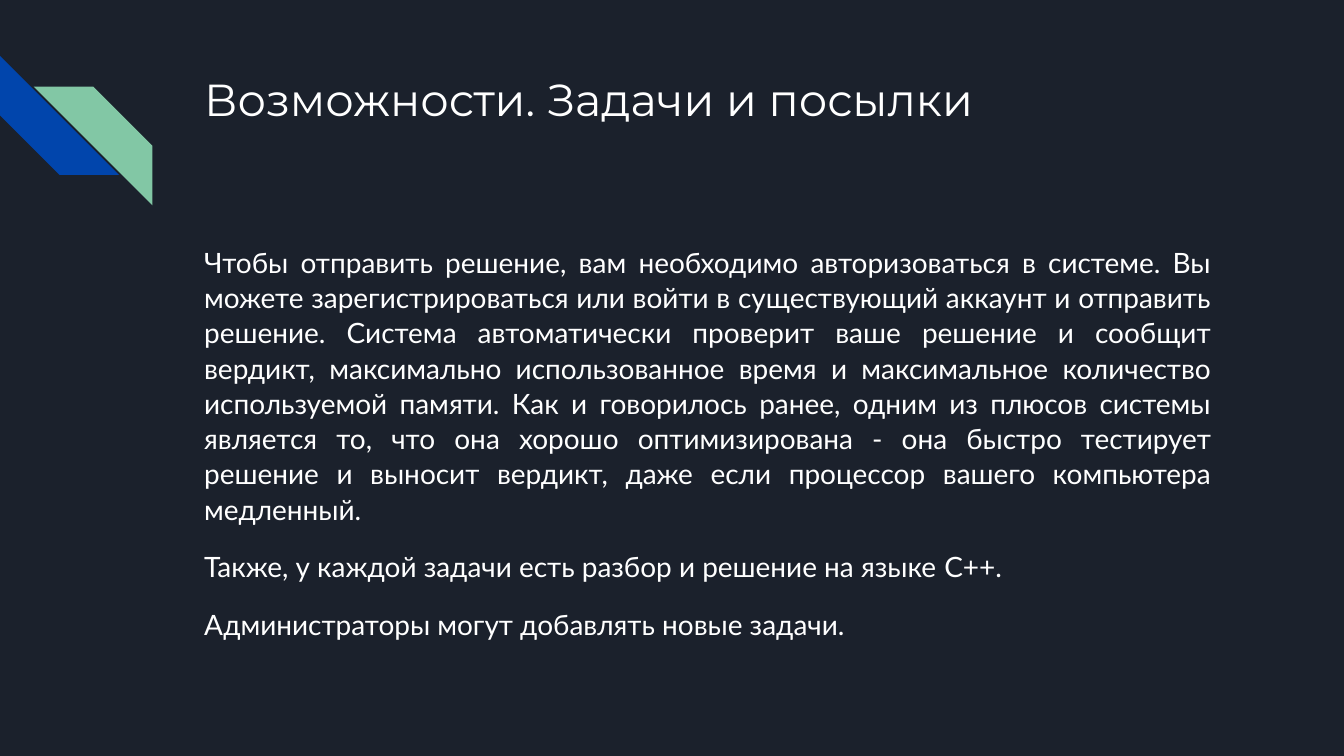
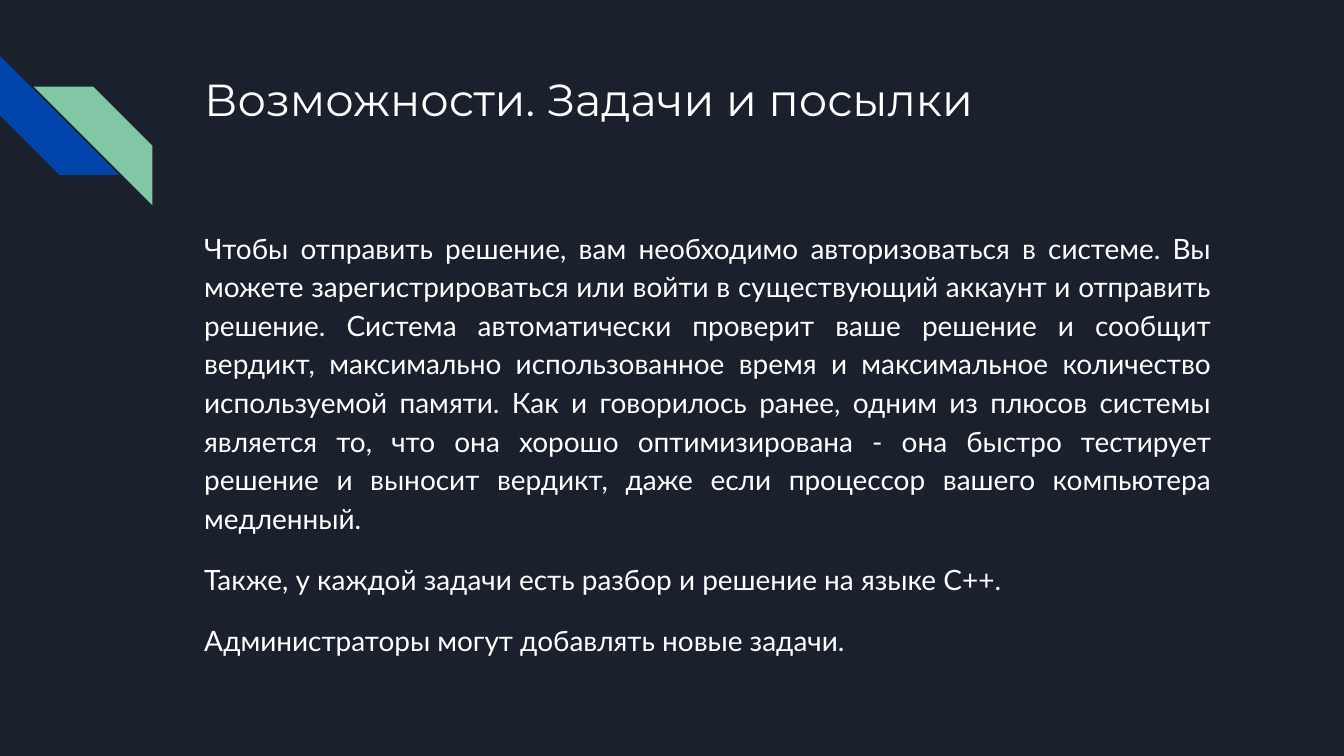
Before and after one commit to spike1236/WnSOJ, a slide deck: slide 6 of presentation_ru.pptx. Drawn at 1344x756 pixels with LibreOffice and Linux fonts; fonts in the diff are those of the drawing. Boxes give left, top, right and bottom in pixels: in the first picture for what was removed or moved away, otherwise in the second. Text is boxed around its words. In the diff, an @@ line names an element or a change of style, - is before the commit and + after.

```diff
--- a/presentation_ru.pptx
+++ b/presentation_ru.pptx
@@ text "Чтобы отправить решение, вам необходимо ...": place and size @@
-text "Чтобы отправить решение, вам необходимо ..." at (204,253,1211,640)
+text "Чтобы отправить решение, вам необходимо ..." at (204,239,1211,656)
@@ text "Чтобы отправить решение, вам необходимо ..." at (204,239,1211,656): line spacing 1.05 to 1.15; less space between paragraphs; more space between paragraphs @@
```
Also in this commit, not shown: 3 other slides changed, 1 other file.
